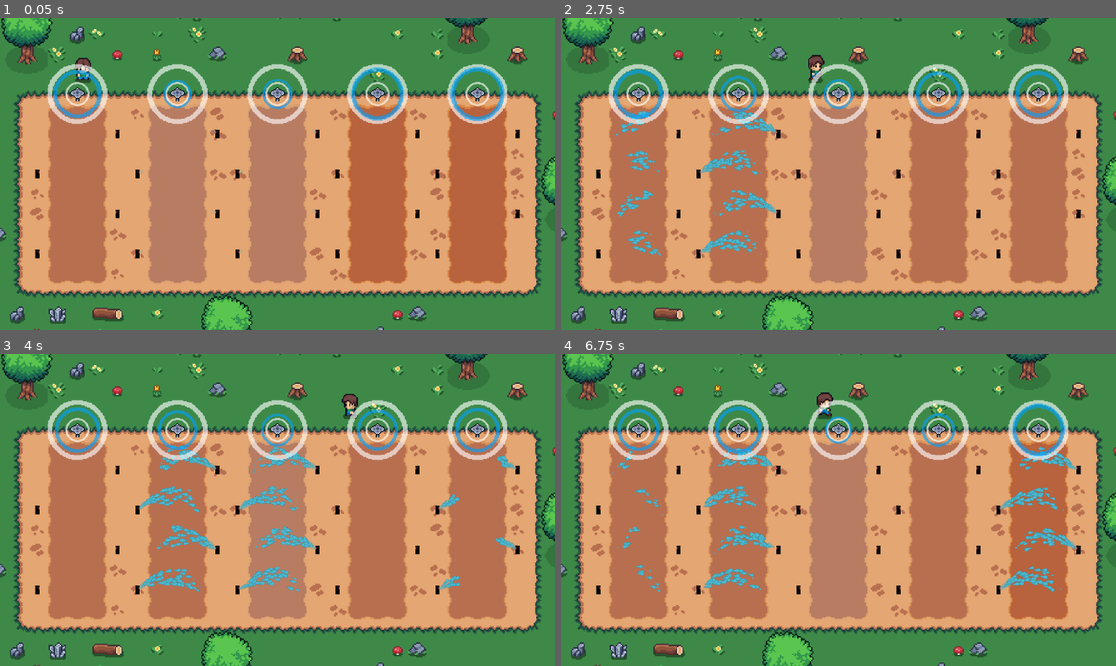
Above: before the commit, frames 1-4 (two rows, left to right).
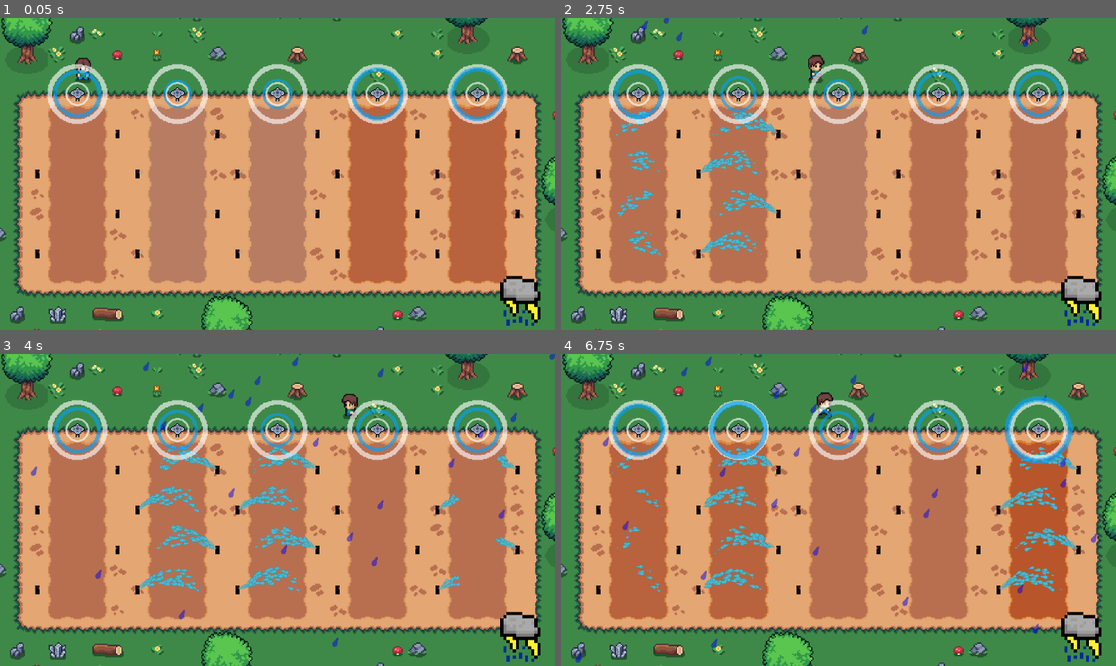
Above: after the commit, the same moments.

Repository: Omurex/PrecAg-SprinklerDash
Game: Godot game, scene res://Objects/GameScenes/main_game.tscn
Same seed, same stepped clock (60 frames per second), same inputs: the game is played once before the commit and once after it.
Inputs:
- Up to frame 1 (0.05 s): no input
- Up to frame 2 (2.75 s): hold D (right) 0.53-1.28 s; tap Space (interact) at 0.6, 1.35, 2.1 s; hold A (left) 1.28-2.03 s; hold D (right) from 2.03 s (still down)
- Up to frame 3 (4 s): tap Space (interact) at 2.85, 3.6 s; release D (right) at 3.53 s; hold A (left) from 3.53 s (still down)
- Up to frame 4 (6.75 s): tap Space (interact) every 0.75 s from 4.35 to 6.6 s; release A (left) at 5.78 s; hold D (right) from 5.78 s (still down)

The runs differ from the first frame. In frame 1, 0.8% of the frame differs, in the area x 90-98%, y 82-99%; in frame 2, 0.9%; in frame 3, 1.8%; in frame 4, 4.7%, in the area x 2-98%, y 0-100%.

Commit message:
Extreme heat weather effect now works and is fine tuned

Diff:
--- a/Objects/FieldRow/field_row.gd
+++ b/Objects/FieldRow/field_row.gd
@@ -6,6 +6,7 @@
 @export_group("References")
 @export var points_timer : Timer
 @export var tilemap : TileMap
+@export var sprinkler : Sprinkler
 
 
 @export_group("Properties")
--- a/Objects/FieldRow/field_row.tscn
+++ b/Objects/FieldRow/field_row.tscn
@@ -51,10 +51,11 @@
 threshold = 1000.0
 layer = 4
 
-[node name="FieldRow" type="Node2D" node_paths=PackedStringArray("points_timer", "tilemap")]
+[node name="FieldRow" type="Node2D" node_paths=PackedStringArray("points_timer", "tilemap", "sprinkler")]
 script = ExtResource("1_p3tfu")
 points_timer = NodePath("PointsTimer")
 tilemap = NodePath("TileMap")
+sprinkler = NodePath("Sprinkler")
 field_row_coloring_data = Array[ExtResource("2_2kfgl")]([SubResource("Resource_g7fiw"), SubResource("Resource_gbe2t"),  …(217 unchanged characters)…
 
 [node name="Sprinkler" parent="." node_paths=PackedStringArray("field_row", "nozzle_parent") instance=ExtResource("2_l5iie")]
--- /dev/null
+++ b/Objects/HydrationModifier/Special/SprinklerDependentHydrationModifier.tscn
@@ -0,0 +1,6 @@
+[gd_scene load_steps=2 format=3 uid="uid://doerjt4hfrpf8"]
+
+[ext_resource type="Script" path="res://Objects/HydrationModifier/Special/sprinkler_dependent_hydration_modifier.gd" id="1_1w8a7"]
+
+[node name="SprinklerDependentHydrationModifier" type="Node"]
+script = ExtResource("1_1w8a7")
--- /dev/null
+++ b/Objects/HydrationModifier/Special/sprinkler_dependent_hydration_modifier.gd
@@ -0,0 +1,44 @@
+class_name SprinklerDependentHydrationModifier
+
+extends HydrationModifier
+
+
+@export_group("Internal References")
+
+
+@export_group("External References")
+
+
+@export_group("Properties")
+
+
+var on_mod : float = 0
+var off_mod : float = 0
+
+
+# Not a great way to do this, should find some way to do this favoring composition over inheritance
+func initialize_sprinkler_dependent_hydration_modifier(\
+	sprinkler_on_mod : float, sprinkler_off_mod : float):
+
+	on_mod = sprinkler_on_mod
+	off_mod = sprinkler_off_mod
+
+	update_mod_amount_from_sprinkler_status()
+
+
+func _process(_delta: float) -> void:
+
+	super(_delta)
+
+	update_mod_amount_from_sprinkler_status()
+
+	pass
+
+
+func update_mod_amount_from_sprinkler_status() -> void:
+
+	if field_row.sprinkler.on:
+		mod_amount_per_sec = on_mod
+
+	else:
+		mod_amount_per_sec = off_mod
--- a/Objects/Weather/Effects/ExtremeHeat/extreme_heat_weather_effect.gd
+++ b/Objects/Weather/Effects/ExtremeHeat/extreme_heat_weather_effect.gd
@@ -10,12 +10,16 @@
 
 
 @export_group("Properties")
-
+@export var sprinkler_on_hydration_amount : float = -3
+@export var sprinkler_off_hydration_amount : float = -8
 
 
 func _ready() -> void:
-	pass
 
+	super()
 
-func _process(delta: float) -> void:
-	pass
+	for modifier in hydration_modifiers:
+
+		(modifier as SprinklerDependentHydrationModifier).\
+			initialize_sprinkler_dependent_hydration_modifier(\
+			sprinkler_on_hydration_amount, sprinkler_off_hydration_amount)
--- a/Objects/Weather/Effects/ExtremeHeat/extreme_heat_weather_effect.tscn
+++ b/Objects/Weather/Effects/ExtremeHeat/extreme_heat_weather_effect.tscn
@@ -1,13 +1,14 @@
 [gd_scene load_steps=4 format=3 uid="uid://d4mwr3gvbuxmo"]
 
 [ext_resource type="Script" path="res://Objects/Weather/Effects/ExtremeHeat/extreme_heat_weather_effect.gd" id="1_osycj"]
-[ext_resource type="PackedScene" uid="uid://bcf5tuvvbo1bl" path="res://Objects/HydrationModifier/hydration_modifier.tscn" id="2_du17n"]
+[ext_resource type="PackedScene" uid="uid://doerjt4hfrpf8" path="res://Objects/HydrationModifier/Special/SprinklerDependentHydrationModifier.tscn" id="2_hs4s6"]
 [ext_resource type="Texture2D" uid="uid://55jgpwews48o" path="res://Art/Sprites/WeatherIcons/SunWeatherIcon1.png" id="3_uo1k4"]
 
 [node name="ExtremeHeatWeatherEffect" type="Node"]
 script = ExtResource("1_osycj")
-hydration_modifier_packed = ExtResource("2_du17n")
+sprinkler_off_hydration_amount = -9.0
+hydration_modifier_packed = ExtResource("2_hs4s6")
 weather_icon = ExtResource("3_uo1k4")
-hydration_modifier_amount = -5.0
+hydration_modifier_amount = -3.0
 hydration_modifier_delay = 2.0
 duration_range = Vector2(8, 16)
--- a/Objects/Weather/weather_system.tscn
+++ b/Objects/Weather/weather_system.tscn
@@ -8,8 +8,8 @@
 script = ExtResource("1_nvbru")
 weather_effects = Array[PackedScene]([ExtResource("2_tyrrb"), ExtResource("3_g8b5k")])
 timer = NodePath("Timer")
-first_weather_effect_delay_range = Vector2(10, 15)
-weather_effect_delay_range = Vector2(15, 30)
+first_weather_effect_delay_range = Vector2(1, 2)
+weather_effect_delay_range = Vector2(5, 6)
 
 [node name="Timer" type="Timer" parent="."]
 one_shot = true
